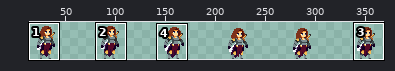
One commit to this sprite sheet: assets/idle/Warrior_Idle_sheet.png. Above: a wide view before the commit, with the close-up outlined.
Close-up. The starting point:
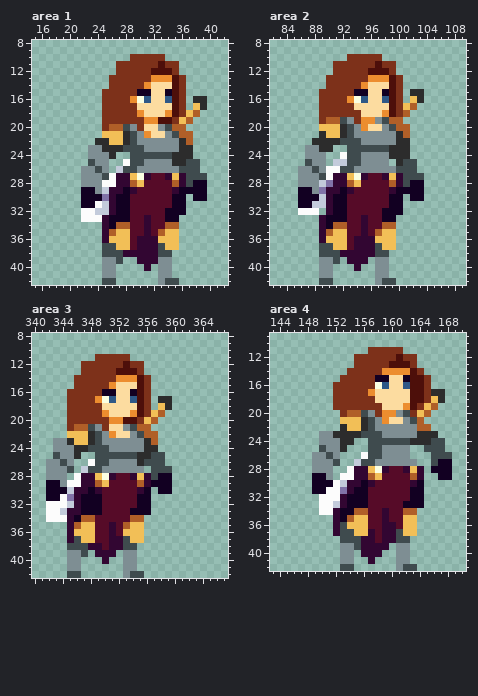
The file is 384x43 pixels. Shown: area 1: x 15..42, y 8..42; area 2: x 82..109, y 8..42; area 3: x 340..367, y 8..42; area 4: x 143..170, y 9..42. The old version is drawn lined up with the new one. The wide view leaves out empty margins. The commit also changed other parts of the picture, which this record leaves out.
The same view after the edit:
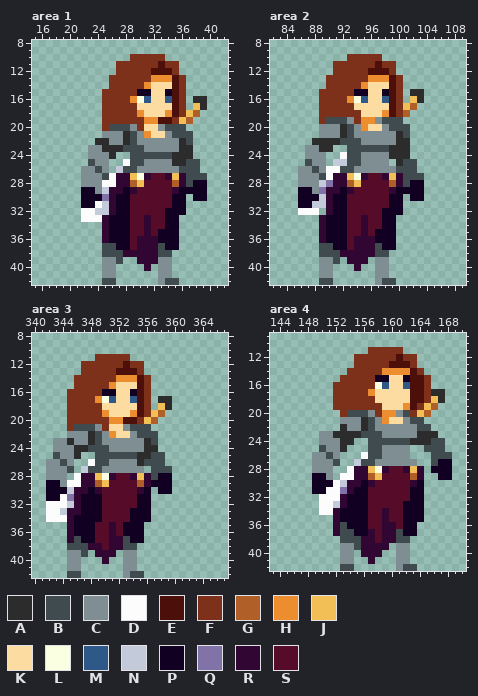
Palette (. is transparent): A #2c2c2c  B #3f4b4e  C #7e8e93  D #fcfcfc  E #4d0f0a  F #7d311a  G #b05f28  H #ec8d2f  J #f2bf57  K #fcdca0  L #fbffe2  M #2e5887  N #c3cbdb  P #120022  Q #8173a8  R #320632  S #560b28
Edits made:
whole drawing moved by +4,+0 (the old picture is shown already moved)
Area 1:
y 20: x 26..27 GG -> BB; x 35..36 GG -> BB
y 21: x 25..27 JJJ -> CCC; x 36..37 GG -> BB
y 22: x 26..27 JJ -> CC; x 37 G -> B
y 34: x 27..28 GG -> PP; x 34..35 GG -> PP
y 35: x 26..28 GJJ -> PPP; x 33..35 GJJ -> PPP
y 36: x 26..28 JJJ -> PPP; x 33..35 JJJ -> PPP
y 37: x 27..28 JJ -> PP; x 34..35 JJ -> PP
Area 2:
y 19: x 90..91 GG -> BB; x 99..100 GG -> BB
y 20: x 89..91 JJJ -> CCC; x 100..101 GG -> BB
y 21: x 89..91 AJJ -> CCC; x 101 G -> B
y 34: x 91..92 GG -> PP; x 98..99 GG -> PP
y 35: x 90..92 GJJ -> PPP; x 97..99 GJJ -> PPP
y 36: x 90..92 JJJ -> PPP; x 97..99 JJJ -> PPP
y 37: x 91..92 JJ -> PP; x 98..99 JJ -> PP
Area 3:
y 21: x 346..347 GG -> BB; x 355..356 GG -> BB
y 22: x 345..347 JJJ -> CCC; x 356..357 GG -> BB
y 23: x 346..347 JJ -> CC; x 357 G -> B
y 34: x 347..349 GGS -> PPP; x 354..356 GG. -> PPP
y 35: x 346..348 GJJ -> PPP; x 353..355 GJJ -> PPP
y 36: x 346..348 JJJ -> PPP; x 353..355 JJJ -> PPP
y 37: x 347..348 JJ -> PP; x 354..355 JJ -> PP
Area 4:
y 20: x 154..155 GG -> BB
y 21: x 153..155 JJJ -> CCC; x 164 G -> B
y 22: x 154..155 JJ -> CC; x 164..165 GG -> BB
y 34: x 155..156 GG -> PP; x 162..164 GG. -> PPP
y 35: x 154..156 GJJ -> PPP; x 162..164 JJ. -> PPP
y 36: x 154..156 JJJ -> PPP; x 162..163 JJ -> PP
y 37: x 155..156 JJ -> PP; x 162..163 JJ -> PP
